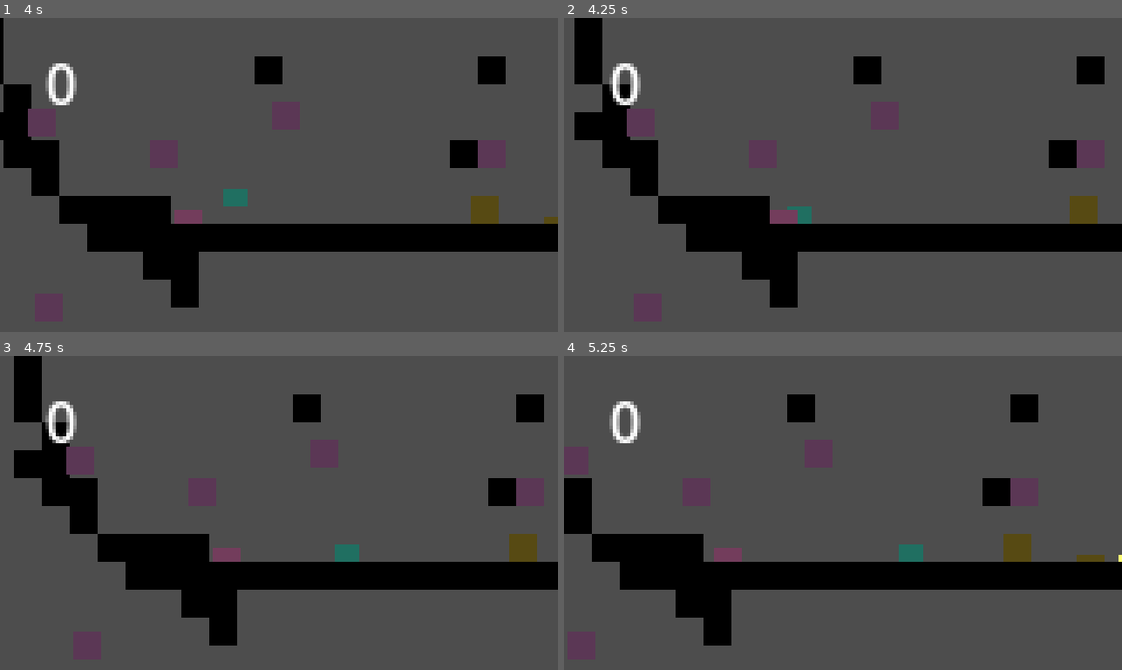
Above: before the commit, frames 1-4 (two rows, left to right).
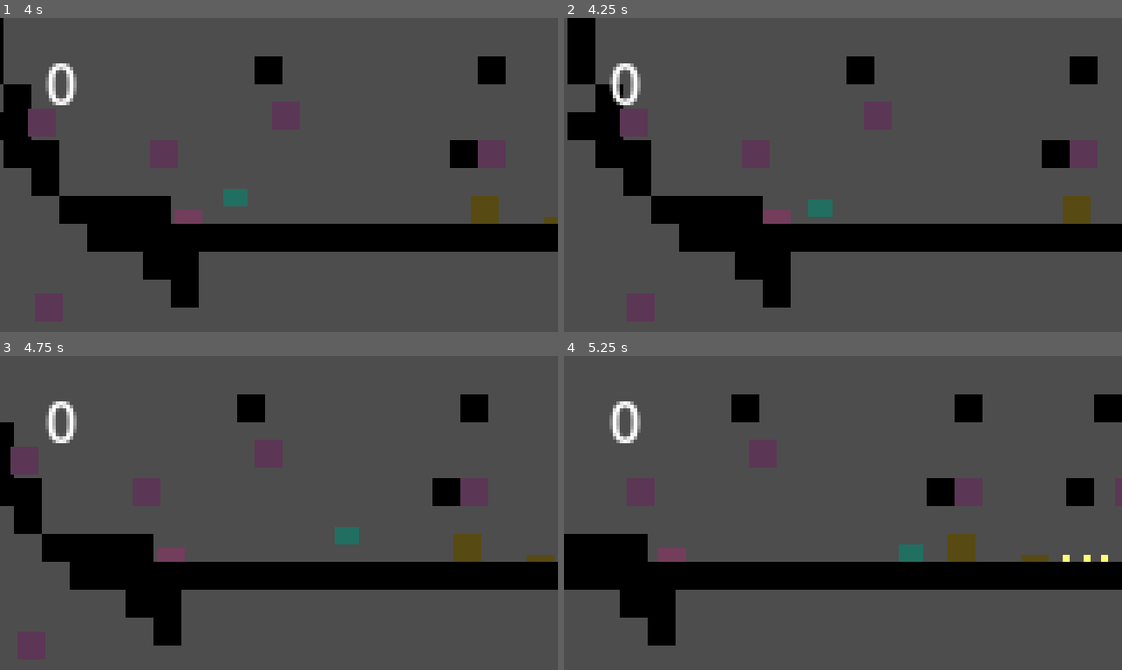
Above: after the commit, the same moments.

Repository: TravisHenderson646/finish-the-knight
Game: Godot game, scene res://game.tscn
Same seed, same stepped clock (60 frames per second), same inputs: the game is played once before the commit and once after it.
Inputs:
- Up to frame 1 (4 s): tap Enter at 0.5 s; hold D (right) 0.53-2.03 s; tap J (attack) at 0.6, 1.55, 2.1, 3.05, 3.6 s; tap Space (jump) at 0.77, 1.52, 3.02, 3.77 s; tap K (dash) at 0.8, 1.35, 2.3, 2.85, 3.8 s; hold A (left) from 2.03 s (still down)
- Up to frame 2 (4.25 s): keep holding A (left)
- Up to frame 3 (4.75 s): release A (left) at 4.28 s; hold D (right) from 4.28 s (still down); tap K (dash) at 4.35 s; tap Space (jump) at 4.52 s; tap J (attack) at 4.55 s
- Up to frame 4 (5.25 s): keep holding D (right); tap J (attack) at 5.1 s

Frame 1 is identical in both runs. In frame 2, 3.5% of the frame differs, in the area x 0-97%, y 0-93%; in frame 3, 15%, in the area x 0-100%, y 0-93%; in frame 4, 11%.

Commit message:
fixed frame_timer timeout signal

Diff:
--- a/frame_timer.gd
+++ b/frame_timer.gd
@@ -31,6 +31,6 @@
 	if is_stopped:
 		return
 	if frames_remaining == 0:
+		is_stopped = true
 		timeout.emit()
-		is_stopped = true
 	frames_remaining -= 1
--- /dev/null
+++ b/player/knockback_state.gd
@@ -0,0 +1,14 @@
+class_name Knockback
+extends State
+
+
+func enter() -> void:
+	#print('knockback state entered')
+	player.velocity.y = player.knockback_vertical
+	player.knockback_duration_timer.start()
+
+
+func update() -> void:
+	if player.knockback_duration_timer.is_stopped:
+		state_machine.change_state(state_machine.states_list.fall)
+	player.velocity.x = player.knockback_direction * player.knockback_speed
--- a/player/player.gd
+++ b/player/player.gd
@@ -4,6 +4,7 @@
 @onready var camera_remote_transform_2d: RemoteTransform2D = $CameraRemoteTransform2D
 @onready var state_machine: StateMachine = $StateMachine
 @onready var drill: Area2D = $Drill
+@onready var hurtbox: Area2D = $Hurtbox
 var direction := Vector2i()
 var coins := 0
 
@@ -23,11 +24,11 @@
 @export_category('Dash Stats')
 @export var dash_unlocked = true
 @export var dash_duration := 7
+var dash_duration_timer := FrameTimer.new(dash_duration, self)
 @export var dash_speed := 150.0
 @export var dash_cooldown := 30
+var dash_cooldown_timer := FrameTimer.new(dash_cooldown, self)
 var dash_buffer_timer = FrameTimer.new(5, self)
-var dash_duration_timer := FrameTimer.new(dash_duration, self)
-var dash_cooldown_timer := FrameTimer.new(dash_cooldown, self)
 var dash_on_cooldown := false
 var dashing := false
 var can_dash := false
@@ -39,13 +40,23 @@
 @export_category('Attack Stats')
 @export var attack_unlocked = true
 @export var attack_duration := 10
+var attack_duration_timer := FrameTimer.new(attack_duration, self)
 @export var attack_cooldown := 30
-var attack_duration_timer := FrameTimer.new(attack_duration, self)
 var attack_cooldown_timer := FrameTimer.new(attack_cooldown, self)
+@export var iframes_duration := 40
+var iframes_duration_timer := FrameTimer.new(iframes_duration, self)
+@export var knockback_duration := 4
+var knockback_duration_timer := FrameTimer.new(knockback_duration, self)
+@export var knockback_speed := 120
+@export var knockback_vertical := -40
+enum KNOCKBACK_DIRECTIONS {LEFT = -1, RIGHT = 1}
+var knockback_direction: KNOCKBACK_DIRECTIONS = KNOCKBACK_DIRECTIONS.LEFT
+
 var attack_buffer_timer := FrameTimer.new(5, self)
 
 
 func _ready() -> void:
+	iframes_duration_timer.timeout.connect(_on_iframes_timeout)
 	remove_child(drill)
 	attack_duration_timer.timeout.connect(func(): remove_child(drill))
 
@@ -130,11 +141,27 @@
 	double_jump_count = 1
 
 
-func get_hit() -> void:
-	pass
-	#if timer.iframes.is_stopped == true:
-		#state_machine.change_state(state_machine.states_list.knockback)
-		#apply i frames
+func get_hit(body) -> void:
+	print('test')
+	if !iframes_duration_timer.is_stopped:
+		print('test2')
+		return
+	if body.position.x > position.x:
+		knockback_direction = KNOCKBACK_DIRECTIONS.LEFT
+	else:
+		knockback_direction = KNOCKBACK_DIRECTIONS.RIGHT
+	iframes_duration_timer.start()
+	print('testerino')
+	state_machine.change_state(state_machine.states_list.knockback)
+
+
+func _on_iframes_timeout() -> void:
+	var test := hurtbox.get_overlapping_bodies()
+	if test:
+		print(test[0])
+		print('tested!')
+		get_hit(test[0])
+
 
 
 
@@ -154,4 +181,4 @@
 
 func _on_hurtbox_body_entered(body: Node2D) -> void:
 	if body is Slug:
-		get_hit()
+		get_hit(body)
--- a/player/state_machine.gd
+++ b/player/state_machine.gd
@@ -14,6 +14,7 @@
 		jump = Jump.new(player, self),
 		double_jump = DoubleJump.new(player, self),
 		dash = Dash.new(player, self),
+		knockback = Knockback.new(player, self)
 	}
 	state = states_list.fall
 
Not shown, added: player/knockback_state.gd.uid
